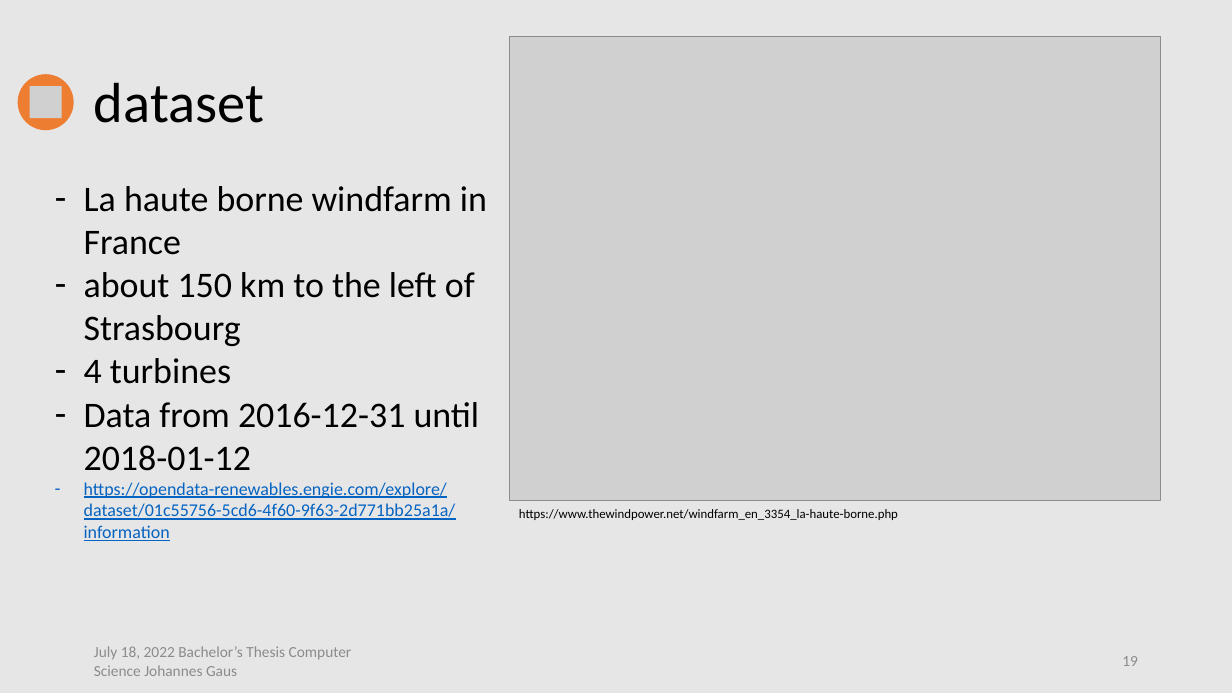
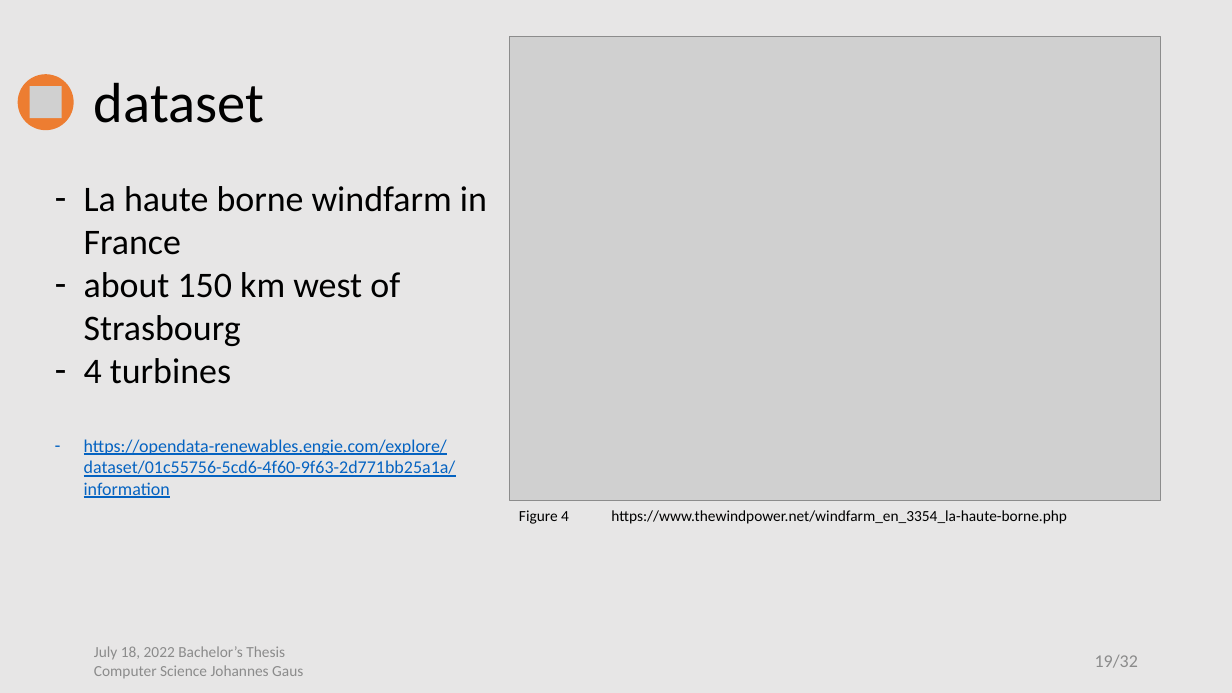
Before and after one commit to jo997/BA-WindPowerForecasting, a slide deck: slide 19 of thesis work/Thesis Defense/Thesis Defense.pptx. Drawn at 1232x693 pixels with LibreOffice and Linux fonts; fonts in the diff are those of the drawing; grey boxes stand for pictures. Boxes give left, top, right and bottom in pixels: in the first picture for what was removed or moved away, otherwise in the second. Text is boxed around its words. In the diff, an @@ line names an element or a change of style, - is before the commit and + after.

```diff
--- a/thesis work/Thesis Defense/Thesis Defense.pptx
+++ b/thesis work/Thesis Defense/Thesis Defense.pptx
@@ text at [84, 272, 400, 346]: text changed @@
-– about 150 km to the left of Strasbourg
+– about 150 km west of Strasbourg
@@ text at [84, 402, 480, 471]: paragraph removed @@
-– Data from 2016-12-31 until 2018-01-12
@@ text at [519, 510, 1067, 524]: text changed; size 10 to 12 pt @@
-https://www.thewindpower.net/windfarm_en_3354_la-haute-borne.php
+Figure 4 https://www.thewindpower.net/windfarm_en_3354_la-haute-borne.php
@@ text at [94, 646, 303, 678]: text changed @@
-July 18, 2022 Bachelor’s Thesis Computer Science Johannes Gaus
+July 18, 2022 Bachelor’s Thesis
+Computer Science Johannes Gaus
@@ page number at [1095, 655, 1138, 668]: text changed; size 12 to 14 pt @@
-19
+19/32
```
Also in this commit, not shown: 30 other slides changed, 23 other files.
